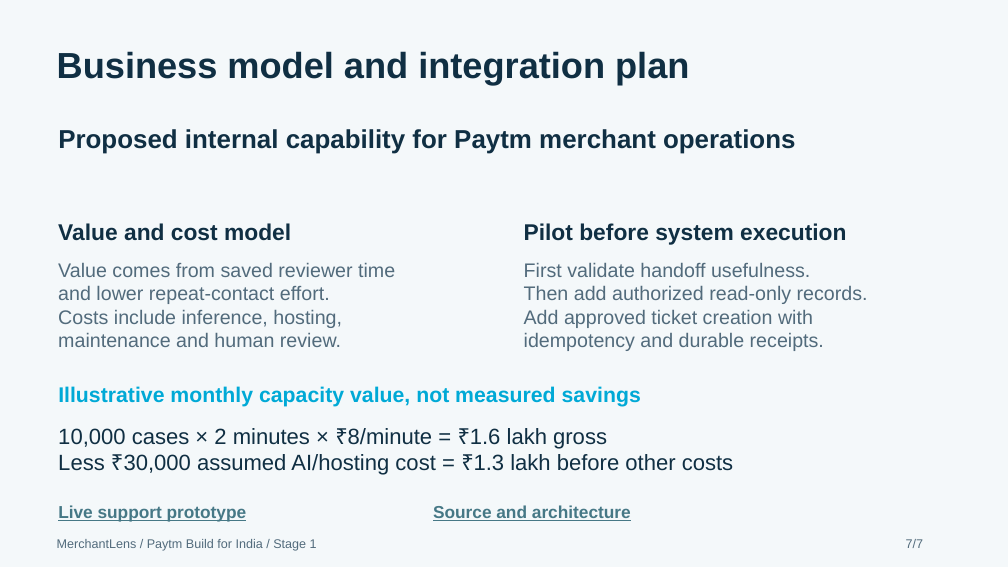
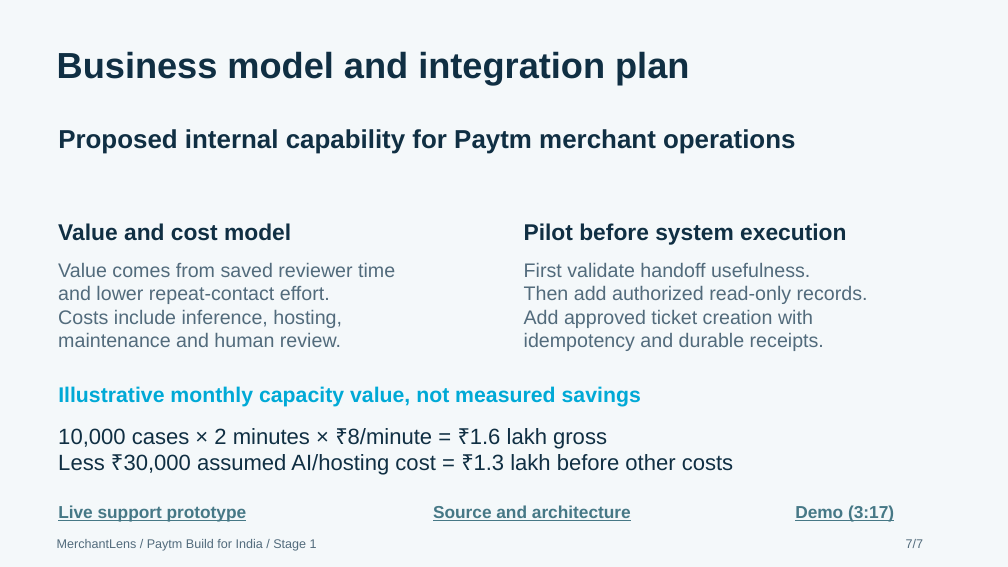
Before and after one commit to gowtham66867/merchantlens-paytm, a slide deck: slide 7 of docs/paytm-stage1/MerchantLens-Paytm-Stage1.pptx. Drawn at 1008x567 pixels with LibreOffice and Linux fonts; fonts in the diff are those of the drawing. Boxes give left, top, right and bottom in pixels: in the first picture for what was removed or moved away, otherwise in the second. Text is boxed around its words. In the diff, an @@ line names an element or a change of style, - is before the commit and + after.

Commit message:
Include clickable demo links in final Stage 1 deck

```diff
--- a/docs/paytm-stage1/MerchantLens-Paytm-Stage1.pptx
+++ b/docs/paytm-stage1/MerchantLens-Paytm-Stage1.pptx
@@ text added at [795, 505, 894, 521], 16.5 pt, text #467886, bold, underline @@
+Demo (3:17)
```
Also in this commit, not shown: 1 other slide changed, 1 other file.
